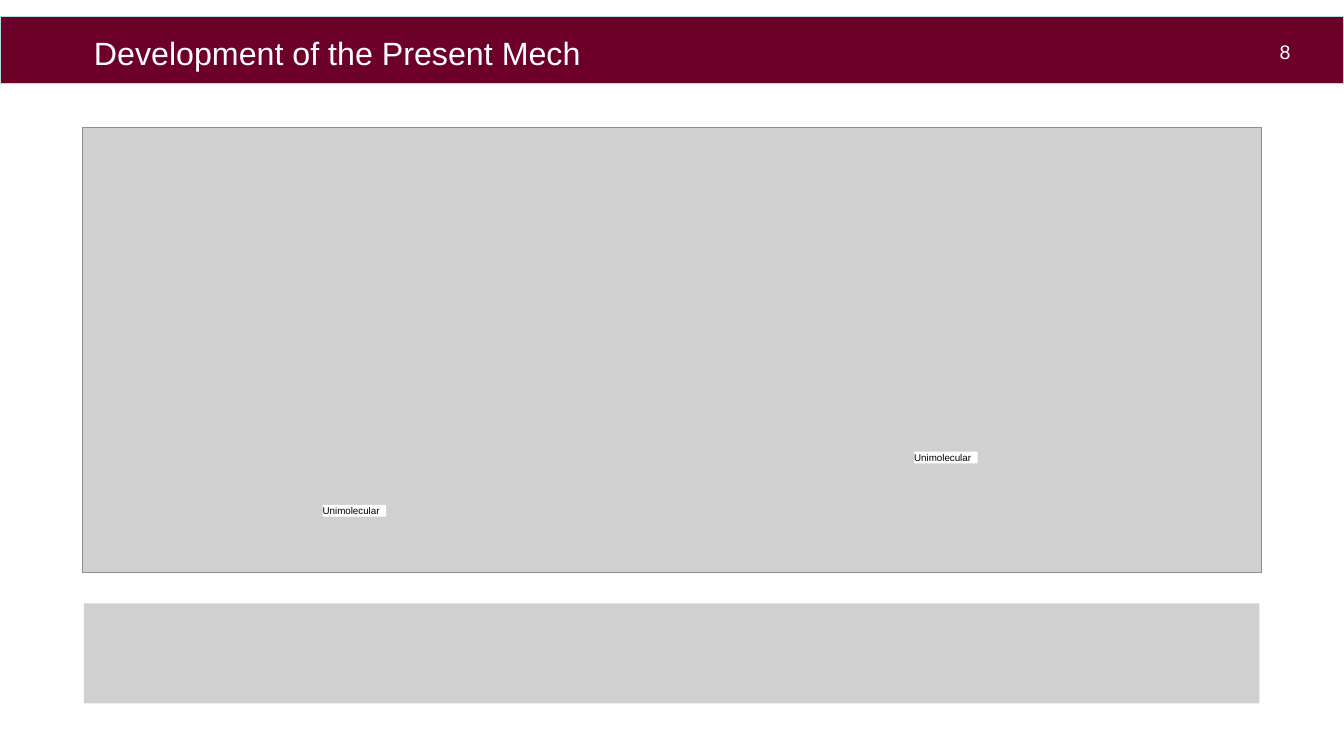
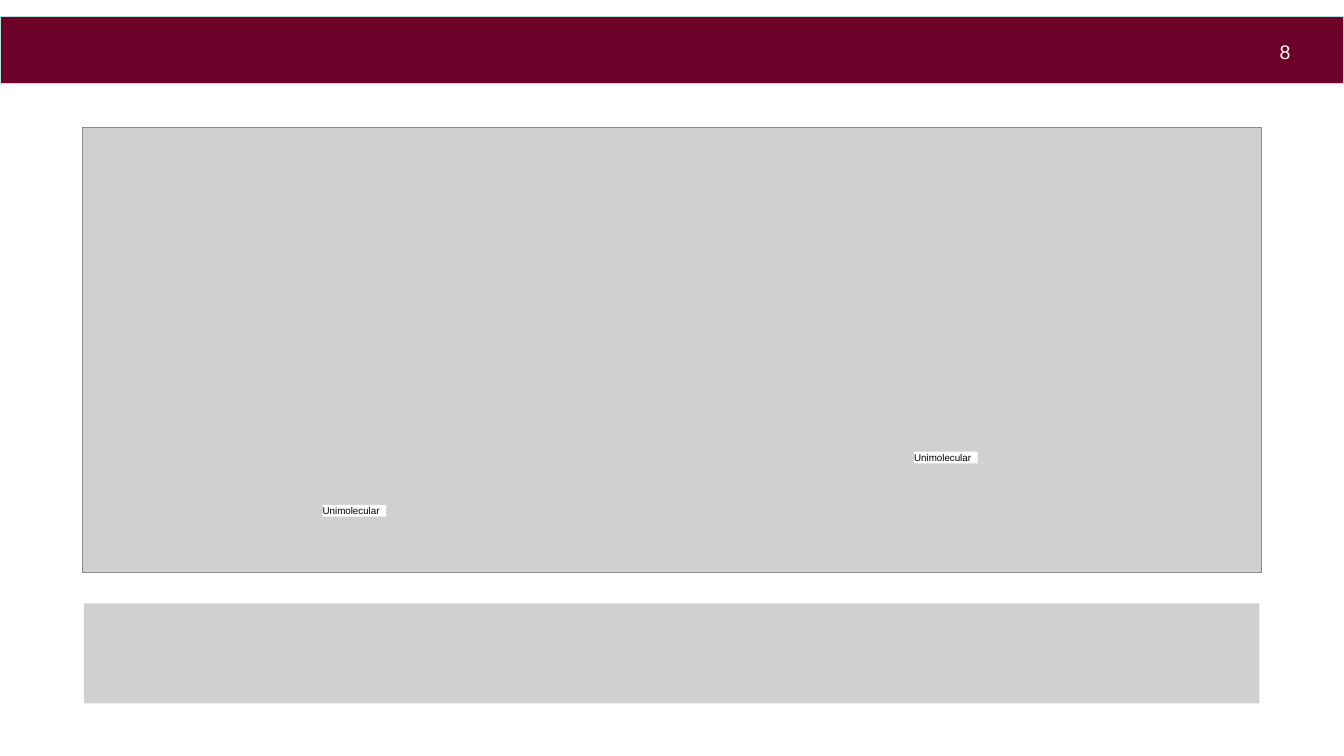
Before and after one commit to aahil-wq/lab-presentations, a slide deck: slide 9 of icfd2026/pres/kyushu_ppt_16-9.pptx. Drawn at 1344x756 pixels with LibreOffice and Linux fonts; fonts in the diff are those of the drawing; grey boxes stand for pictures; background and template pictures are left out. Boxes give left, top, right and bottom in pixels: in the first picture for what was removed or moved away, otherwise in the second. Text is boxed around its words. In the diff, an @@ line names an element or a change of style, - is before the commit and + after.

```diff
--- a/icfd2026/pres/kyushu_ppt_16-9.pptx
+++ b/icfd2026/pres/kyushu_ppt_16-9.pptx
@@ text removed at <box>94,41,581,72</box> @@
-Development of the Present Mech
```
Also in this commit, not shown: 1 other slide changed, 1 other file.
